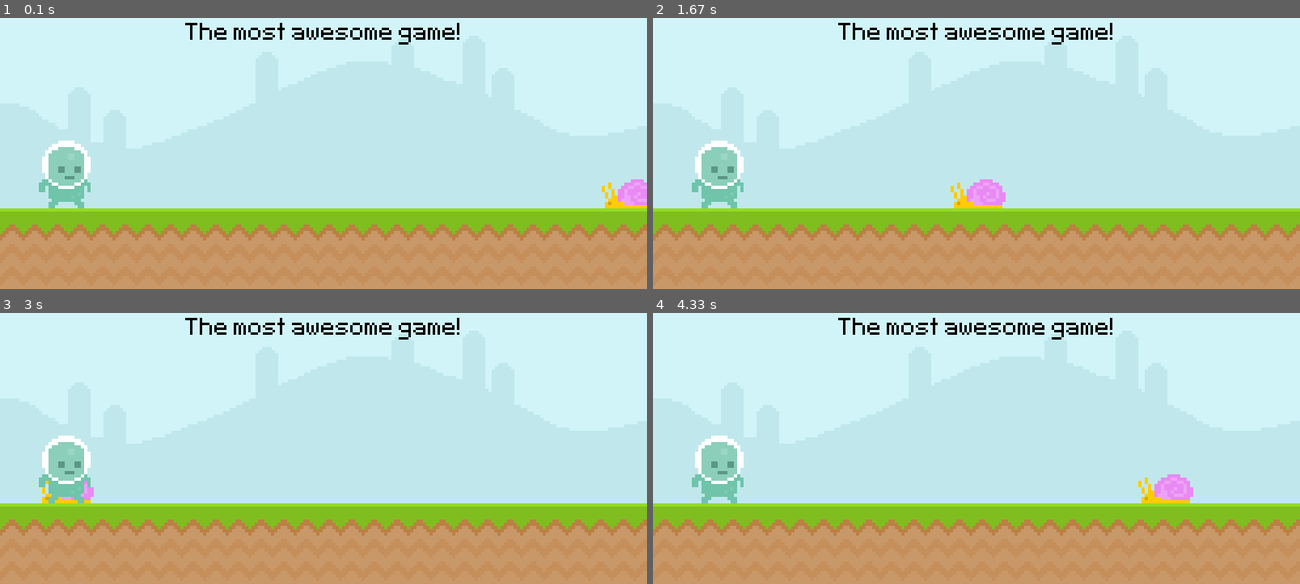
Above: before the commit, frames 1-4 (two rows, left to right).
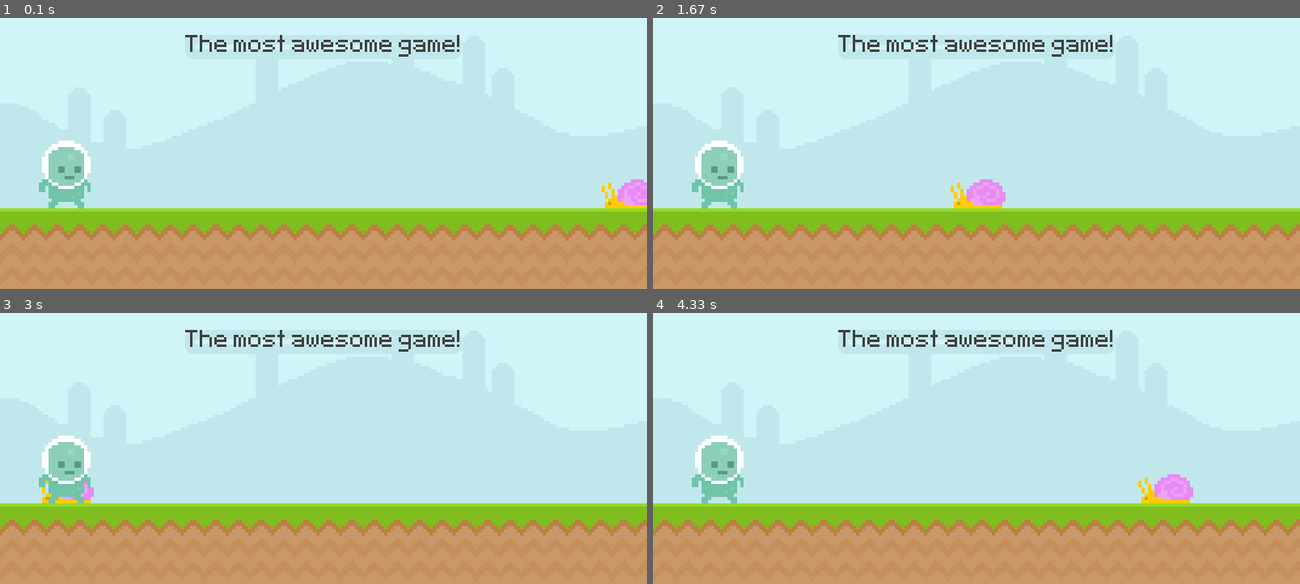
Above: after the commit, the same moments.

Repository: MatildaMared/practice__pygame-test
Game: pygame game, started from main.py
Two runs of this game, one before a commit and one after it. Both use one fixed random seed, a clock stepped at 60 frames per second and the inputs below.
Inputs:
- Up to frame 1 (0.1 s): no input
- Up to frame 2 (1.67 s): no input
- Up to frame 3 (3 s): no input
- Up to frame 4 (4.33 s): no input

The runs differ from the first frame. In frame 1, 1.7% of the frame differs, in the area x 28-71%, y 1-15%; in frame 2, 1.7%; in frame 3, 1.7%; in frame 4, 1.7%.

Commit message:
add rectangle behind the text

Diff:
--- a/main.py
+++ b/main.py
@@ -7,10 +7,14 @@
 clock = pygame.time.Clock()
 test_font = pygame.font.Font("font/Pixeltype.ttf", 48)
 
+text_color = (64, 64, 64)
+box_color = "#c0e8ec"
+
 sky_surface = pygame.image.load("graphics/Sky.png").convert()
 ground_surface = pygame.image.load("graphics/ground.png").convert()
-text_surface = test_font.render("The most awesome game!", False, "Black")
-text_rect = text_surface.get_rect(midbottom=(400, 100))
+
+score_surface = test_font.render("The most awesome game!", False, text_color)
+score_rect = score_surface.get_rect(center=(400, 100))
 
 snail_surface = pygame.image.load("graphics/snail/snail1.png").convert_alpha()
 snail_rect = snail_surface.get_rect(midbottom=(800, 300))
@@ -30,7 +34,10 @@
     # place sky, ground and text
     screen.blit(sky_surface, (0, 0))
     screen.blit(ground_surface, (0, 300))
-    screen.blit(text_surface, text_rect)
+
+    pygame.draw.rect(screen, box_color, score_rect, 8, 10)
+    pygame.draw.rect(screen, box_color, score_rect, 12, 10)
+    screen.blit(score_surface, score_rect)
 
     # place the snail and move it
     screen.blit(snail_surface, snail_rect)
